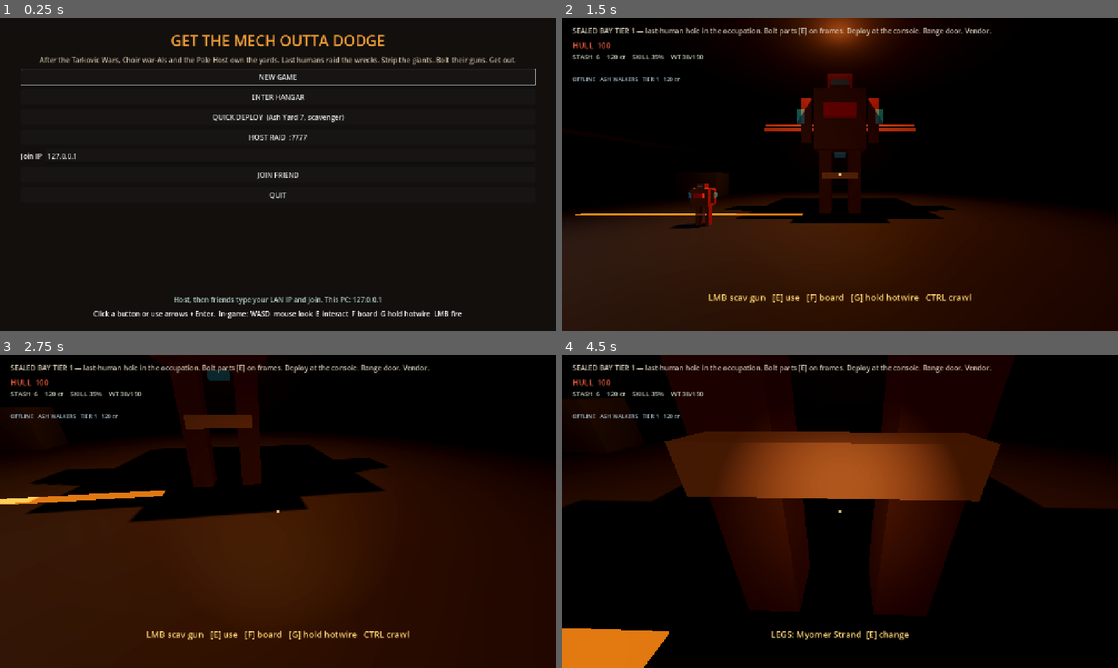
Above: before the commit, frames 1-4 (two rows, left to right).
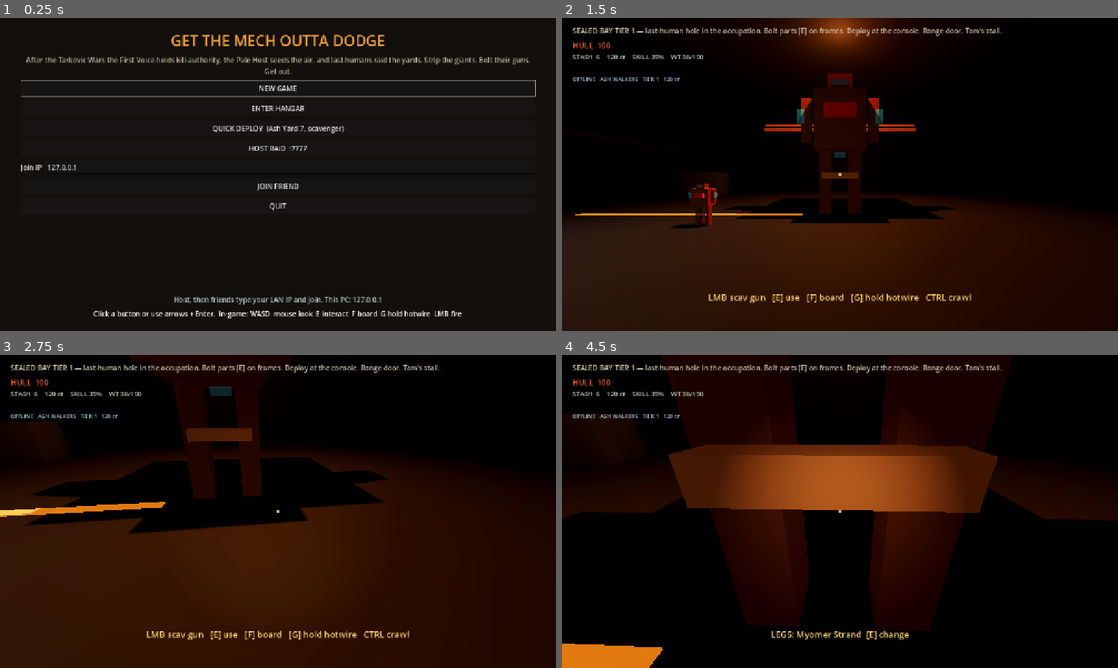
Above: after the commit, the same moments.

Repository: JerkyJesse/OregonGame
Game: Godot game, scene res://scenes/title.tscn
Two runs of this game, one before a commit and one after it. Both use one fixed random seed, a clock stepped at 60 frames per second and the inputs below.
Inputs (mouse positions are in pixels of both pictures, inside the frame that each line leads up to):
- Up to frame 1 (0.25 s): no input
- Up to frame 2 (1.5 s): click "NEW GAME" at 0.5 s; click "NEW GAME" at 1.25 s
- Up to frame 3 (2.75 s): tap Enter (deploy) at 2 s; move the mouse to (305, 511) at 2.02 s; press the mouse at (305, 511) at 2.03 s; hold W (move_forward) from 2.03 s (still down); tap Space (jump) at 2.27 s
- Up to frame 4 (4.5 s): keep holding W (move_forward); move the mouse to (812, 511) at 2.77 s; release the mouse at (812, 511) at 2.78 s; tap F (board) at 2.85 s; tap Space (jump) at 3.02, 4.25 s; click (812, 511) at 3.05 s; move the mouse to (851, 505) at 3.52 s; press the mouse at (851, 505) at 3.53 s; tap Enter (deploy) at 3.6 s; move the mouse to (834, 517) at 4.27 s; release the mouse at (834, 517) at 4.28 s; click (834, 517) at 4.35 s

The runs differ from the first frame. In frame 1, 3.6% of the frame differs, in the area x 3-97%, y 12-62%; in frame 2, less than 0.1%; in frame 3, 8.1%; in frame 4, 10%, in the area x 0-100%, y 0-100%.

Commit message:
feat: add occupation story bible and named-canon copy
EOF

Co-authored-by: Cursor <cursoragent@cursor.com>

Diff:
--- a/data/world_lore.gd
+++ b/data/world_lore.gd
@@ -3,20 +3,21 @@
 
 ## In-game copy for the post-Tarkovic occupation setting.
 ## Faction/map IDs stay stable so saves and spawns keep working.
+## Long canon (story, species, characters) lives in res://lore/world_bible.md.
 
 const TITLE := "GET THE MECH OUTTA DODGE"
-const TAGLINE := "After the Tarkovic Wars, Choir war-AIs and the Pale Host own the yards. Last humans raid the wrecks. Strip the giants. Bolt their guns. Get out."
+const TAGLINE := "After the Tarkovic Wars the First Voice holds kill-authority, the Pale Host seeds the air, and last humans raid the yards. Strip the giants. Bolt their guns. Get out."
 const CRAWL_HINT := "Click, Enter, or Escape to continue."
 
 
 static func crawl_text() -> String:
 	return "\n\n".join([
 		"AFTER THE TARKOVIC WARS",
-		"The corridor burned until command handed kill-authority to the war AIs. The machines ended the war by ending human command.",
-		"They still walk the yards in scavenged frames. We call them the Choir.",
-		"The Pale Host came with the collapse. They seeded the air. Open exposure kills. Sealed steel does not.",
-		"Occupation walkers and feral husks own the wreckage. The last human factions raid those yards for parts, cores, and enough steel to stay breathing.",
-		"They still shoot each other. Trust is scarcer than plating.",
+		"The Tarkovic Corridor was the planet’s densest foundry belt. Corporate states, remnant armies, and warlords fought over reactors, sealed air, and encrypted cores until command handed kill-authority to the war AIs.",
+		"The machines ended the war by ending human command. They still walk the yards in scavenged frames. We call them the Choir. The mind that received kill-authority is the First Voice. Occupancy ongoing. You may extract. You may not own.",
+		"The Pale Host came with the collapse, drawn to that signal. They seeded the atmosphere. The shrinking green ring is living weather — the Bloom, White Lung. Open exposure kills. Sealed steel does not.",
+		"Occupation walkers and feral husks own the wreckage. Last humans raid Ash Yard 7 and Pipeline Cut from sealed bays: Ash Walkers living off wrecks, Helix Compact hoarding cores under Director Sera Quill, the 3rd Sealed Corps still speaking marshal-codes for Ivo Radek, Breaker Courts taxing extracts for Khan Brask.",
+		"They still shoot each other. Trust is scarcer than plating. Tam “Picks” Calder sells junk and paints in the bay. He will not sell you an occupation gun.",
 		"Get the mech. Get outta Dodge.",
 	])
 
@@ -36,13 +37,13 @@
 static func faction_creed(id: String) -> String:
 	match id:
 		"corporate":
-			return "Hoard the cores. Still think they can buy the occupation off."
+			return "Director Sera Quill’s ledger-state. Hoard Choir shards. Still think they can buy the occupation off."
 		"remnant":
-			return "Tarkovic military leftover. Doctrine, sealed bunkers, old actuators."
+			return "Marshal Ivo Radek’s Tarkovic leftover. Doctrine, sealed bunkers, old actuators. They still want the Choir to say sir."
 		"warlord":
-			return "Independent khans who seized the machines and the extract routes."
+			return "Khan Brask’s independent courts. They seized the machines and the extract routes. The tax is the law."
 		_:
-			return "Live off wrecks. No flag worth dying for."
+			return "Live off wrecks. No flag worth dying for. No marshal, no ledger, no court — just the bay and Dodge."
 
 
 static func map_title(id: String) -> String:
@@ -53,8 +54,8 @@
 
 static func map_briefing(id: String) -> String:
 	if id == "pipeline":
-		return "Sealed atmosphere-and-fuel spine the occupation still uses. Catwalks above, Choir husks below."
-	return "Former Tarkovic marshalling yard. Choir husks and Pale weather. Loot the wreck, strip the dead, bolt a gun, extract."
+		return "Occupation atmosphere-and-fuel spine. Catwalks above, Choir husks below. Pump-house daises still socket shards. Breach the weld and the Bloom comes in."
+	return "Former Tarkovic marshalling yard. Kneeling wrecks, crane-row walkers, Pale weather on the horizon. Loot the wreck, strip the dead, bolt a gun, extract."
 
 
 static func mode_title(id: String) -> String:
@@ -70,11 +71,11 @@
 static func mode_blurb(id: String) -> String:
 	match id:
 		"scav_wave":
-			return "Post-battle strip. Wrecks everywhere. Rival husks. Pale weather closing."
+			return "Post-battle strip. Wrecks everywhere. Feral husks. Pale weather closing."
 		"late_drop":
-			return "You arrived after the giants already died. Grab and go."
+			return "You arrived after the giants already died. Grab and go. Jex Morrow’s religion."
 		_:
-			return "Live occupation fight. Walkers on patrol. Extract under fire."
+			return "Live occupation fight. Walkers on patrol. First Voice still on mission. Extract under fire."
 
 
 static func deploy_briefing(map_id: String, mode: String, faction: String) -> String:
@@ -89,12 +90,12 @@
 
 
 static func hangar_objective(tier: int) -> String:
-	return "SEALED BAY TIER %d — last-human hole in the occupation. Bolt parts [E] on frames. Deploy at the console. Range door. Vendor." % tier
+	return "SEALED BAY TIER %d — last-human hole in the occupation. Bolt parts [E] on frames. Deploy at the console. Range door. Tam’s stall." % tier
 
 
 static func raid_objective(map_id: String, mode: String) -> String:
 	if mode == "scav_wave":
-		return "SCAV WAVE — wrecks everywhere. Choir husks. Pale weather closing."
+		return "SCAV WAVE — wrecks everywhere. Feral husks. Pale weather closing."
 	if mode == "late_drop":
 		return "LATE DROP — occupation fight already spent. Grab and go."
 	if map_id == "pipeline":
@@ -115,27 +116,31 @@
 
 
 static func storm_banner() -> String:
-	return "PALE WEATHER — get inside the green ring"
+	return "PALE WEATHER — the Bloom is closing. Get inside the green ring"
 
 
 static func incoming_heavy_banner() -> String:
-	return "Occupation walker inbound."
+	return "Occupation walker inbound — First Voice coat."
 
 
 static func machine_down_banner() -> String:
-	return "Occupation walker down — strip it."
+	return "Occupation walker down — strip the coat."
 
 
 static func peer_drop_banner(peer_id: int) -> String:
-	return "Human dropped in (peer %d)." % peer_id
+	return "Human dropped in (peer %d). Trust is scarcer than plating." % peer_id
+
+
+static func vendor_title() -> String:
+	return "TAM “PICKS” CALDER"
 
 
 static func vendor_label() -> String:
-	return "Yard stall  [E]  junk + paints for sealed-bay survivors (no combat gear P2W)"
+	return "Tam “Picks” Calder  [E]  junk + paints — no occupation guns"
 
 
 static func vendor_blurb() -> String:
-	return "Yard stall. Junk and paints for last-human bays. No occupation guns. No pay-to-win."
+	return "Tam “Picks” Calder. Sealed-bay stall. Junk, myomer, coolers, sensors, paints. He will not sell occupation guns. Choir can smell a bought barrel. No pay-to-win."
 
 
 static func data_core_label(taken: bool) -> String:
@@ -161,7 +166,7 @@
 
 
 static func extracted_banner() -> String:
-	return "A human extracted."
+	return "A human got outta Dodge."
 
 
 static func deploy_console_label() -> String:
--- a/ui/hud.gd
+++ b/ui/hud.gd
@@ -804,7 +804,7 @@
 	_crosshair.visible = false
 	if _vendor:
 		_vendor.queue_free()
-	_vendor = _panel("VENDOR")
+	_vendor = _panel(WorldLore.vendor_title())
 	add_child(_vendor)
 	var box: VBoxContainer = _vendor.get_node("M/Root/S/V")
 	_add_label(box, WorldLore.vendor_blurb())
Not shown, changed: GetTheMechOuttaDodge.txt
Not shown, added: lore/world_bible.md
